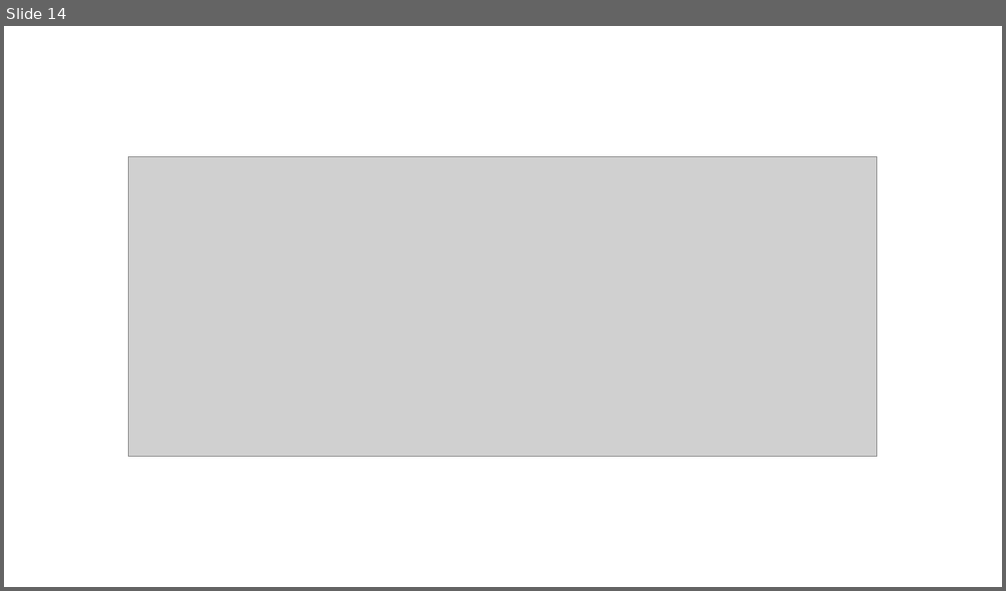
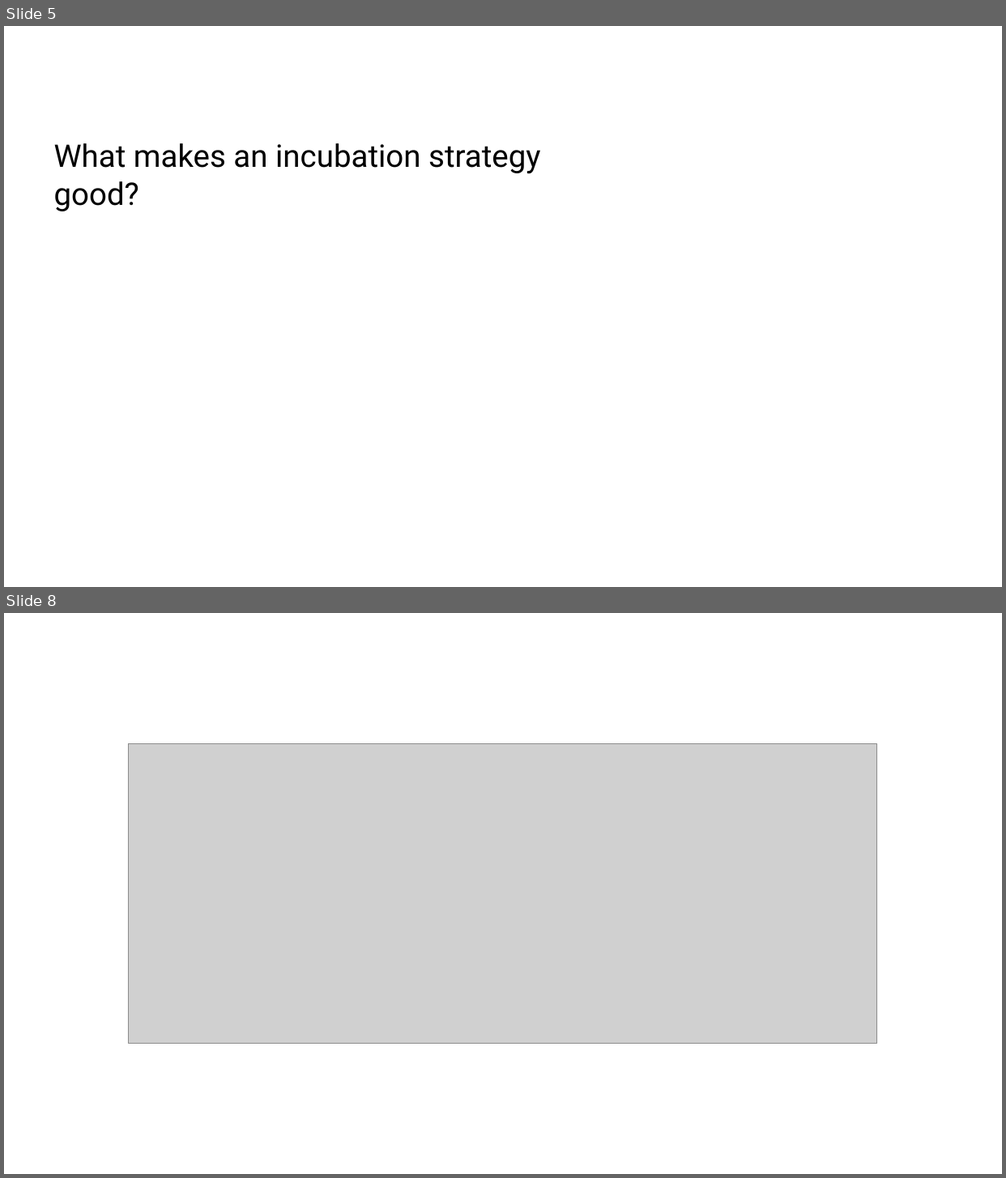
Before and after one commit to ltaylor2/LHSP, a slide deck: SICB/SICB2025.pptx. Shown one above the other, each under a label of ours: slide 14 before the commit, slides 5 and 8 after it; the slides between them are not shown. The pictures are 1006x591 and 1006x1178 pixels, drawn with LibreOffice and Linux fonts; fonts in the diff are those of the drawing; grey boxes stand for pictures. Boxes give left, top, right and bottom in pixels: in the first picture for what was removed or moved away, otherwise in the second. Text is boxed around its words. In the diff, an @@ line names an element or a change of style, - is before the commit and + after.

```diff
--- a/SICB/SICB2025.pptx
+++ b/SICB/SICB2025.pptx
@@ slide 5 added at (x1=4, y1=26, x2=1002, y2=587), background #FFFFFF @@
@@ text added at (x1=54, y1=143, x2=540, y2=211), 30 pt, text #000000 @@
+What makes an incubation strategy good?
@@ what was slide 14 is now slide 8 @@
```
Also in this commit, not shown: 11 other slides added, 13 slides removed, 26 other files.
